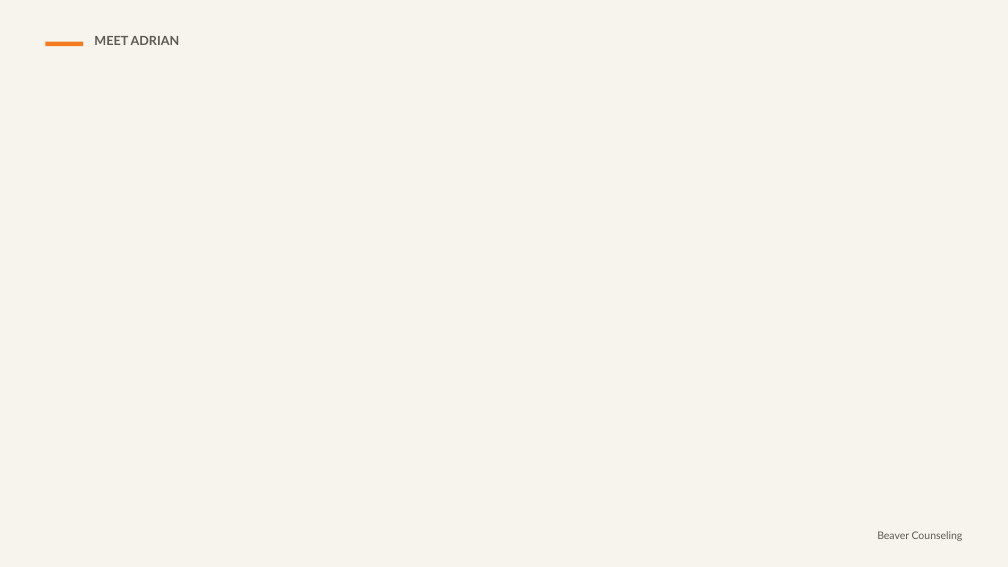
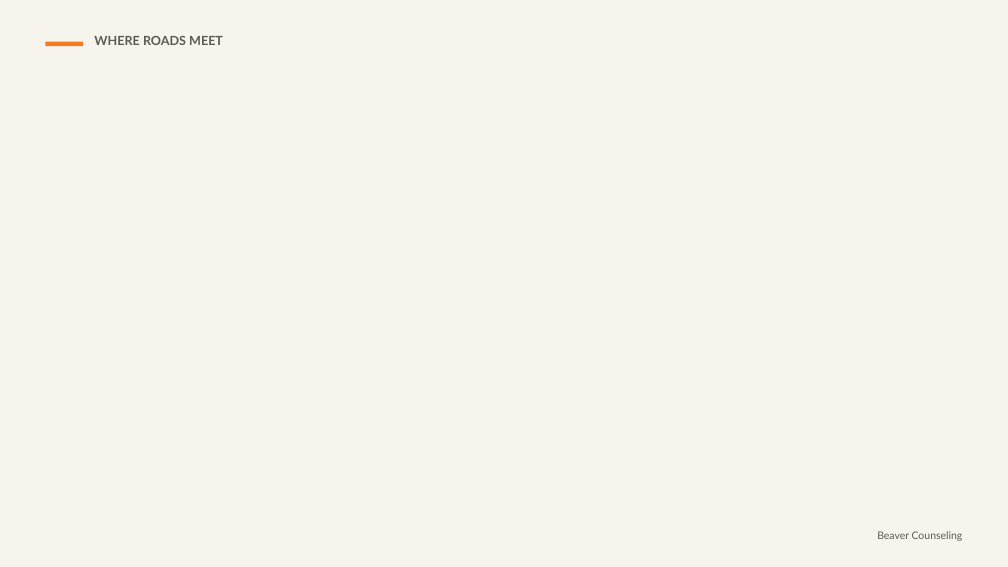
Before and after one commit to rmwtoolkit/bcds-toolkit, a slide deck: slide 11 of decks/everything-connects-lesson-v2.pptx (slide 3 before the commit). Drawn at 1008x567 pixels with LibreOffice and Linux fonts; fonts in the diff are those of the drawing; background and template pictures are left out. Boxes give left, top, right and bottom in pixels: in the first picture for what was removed or moved away, otherwise in the second. Text is boxed around its words. In the diff, an @@ line names an element or a change of style, - is before the commit and + after.

```diff
--- a/decks/everything-connects-lesson-v2.pptx
+++ b/decks/everything-connects-lesson-v2.pptx
@@ text at [94,36,223,45]: text changed @@
-MEET ADRIAN
+WHERE ROADS MEET
```
Also in this commit, not shown: 14 other slides changed, 8 slides removed, 3 other files.
